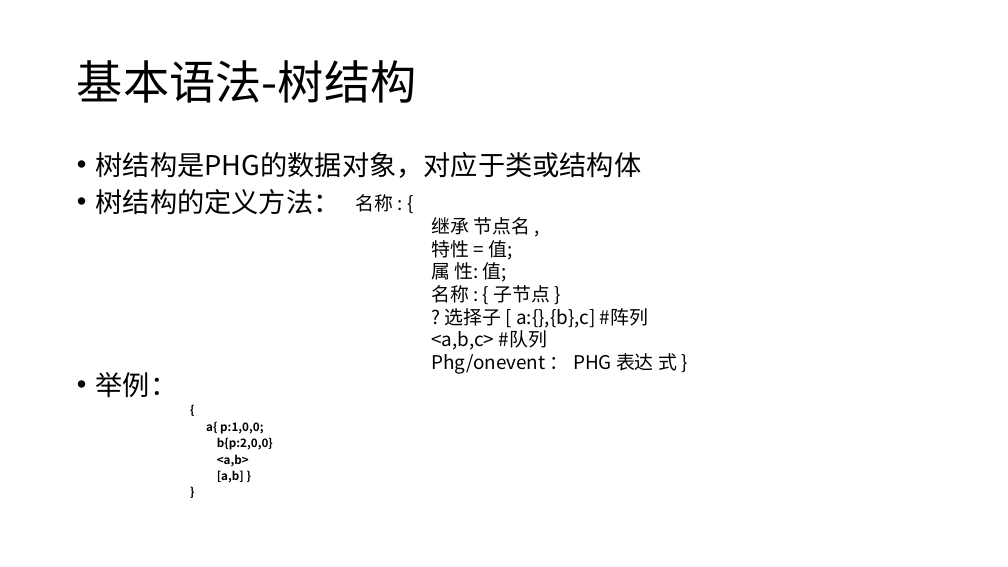
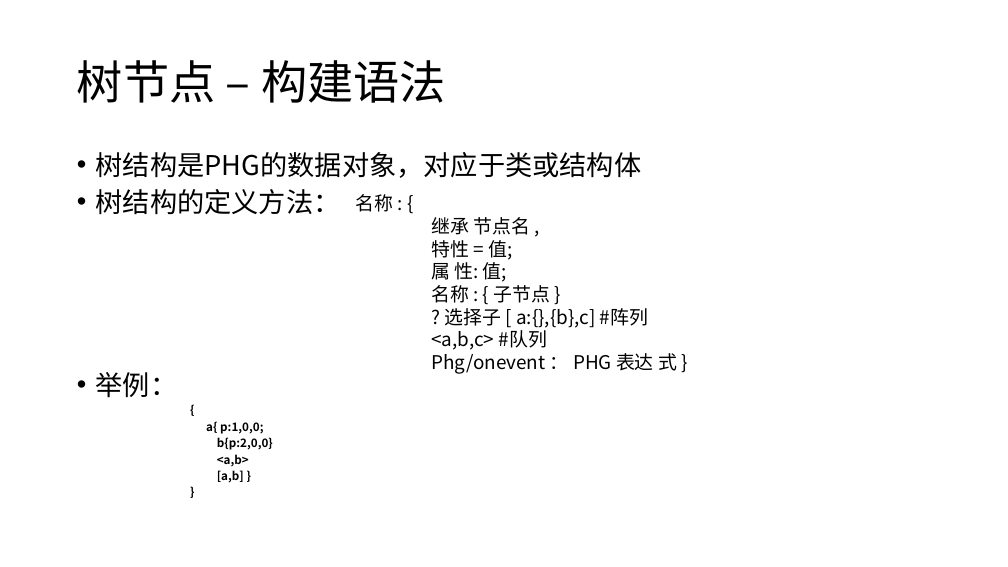
Before and after one commit to panguojun/.PHG., a slide deck: slide 8 of PHG语法手册.pptx. Drawn at 1008x567 pixels with LibreOffice and Linux fonts; fonts in the diff are those of the drawing. Boxes give left, top, right and bottom in pixels: in the first picture for what was removed or moved away, otherwise in the second. Text is boxed around its words. In the diff, an @@ line names an element or a change of style, - is before the commit and + after.

```diff
--- a/PHG语法手册.pptx
+++ b/PHG语法手册.pptx
@@ title at (x1=77, y1=60, x2=446, y2=103): text changed @@
-基本语法-树结构
+树节点 – 构建语法
```
Also in this commit, not shown: 3 other slides changed, 2 slides removed.
